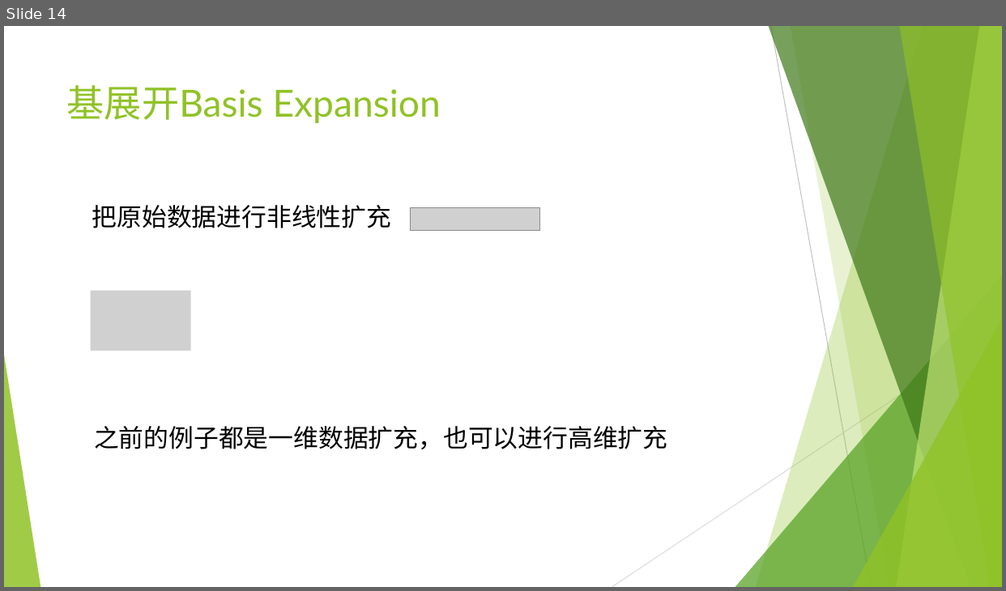
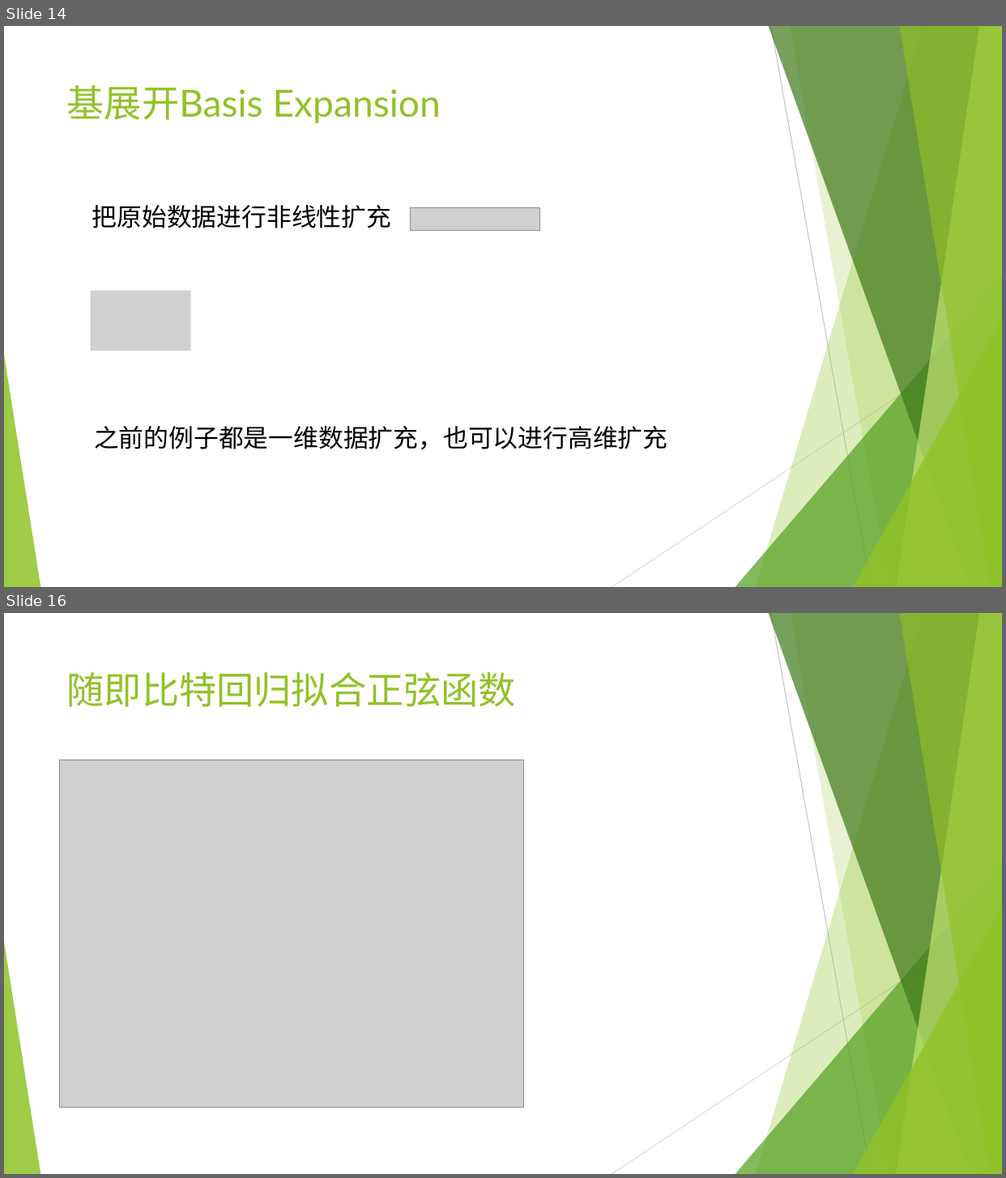
Before and after one commit to wangyi-fudan/BIOL130173, a slide deck: 7_basis_kernel.pptx. Shown one above the other, each under a label of ours: slide 14 before the commit, slides 14 and 16 after it; the slides between them are not shown. The pictures are 1006x591 and 1006x1178 pixels, drawn with LibreOffice and Linux fonts; fonts in the diff are those of the drawing; grey boxes stand for pictures. Boxes give left, top, right and bottom in pixels: in the first picture for what was removed or moved away, otherwise in the second. Text is boxed around its words. In the diff, an @@ line names an element or a change of style, - is before the commit and + after.

```diff
--- a/7_basis_kernel.pptx
+++ b/7_basis_kernel.pptx
@@ slide 16 added at [4, 613, 1002, 1174], background #FFFFFF; not listed: 10 template elements that a slide beside it also shows @@
@@ title added at [67, 672, 516, 707], 36 pt, text #90C226 @@
+随即比特回归拟合正弦函数
@@ picture added at [59, 760, 523, 1108] @@
```
Also in this commit, not shown: 7 slides changed.
